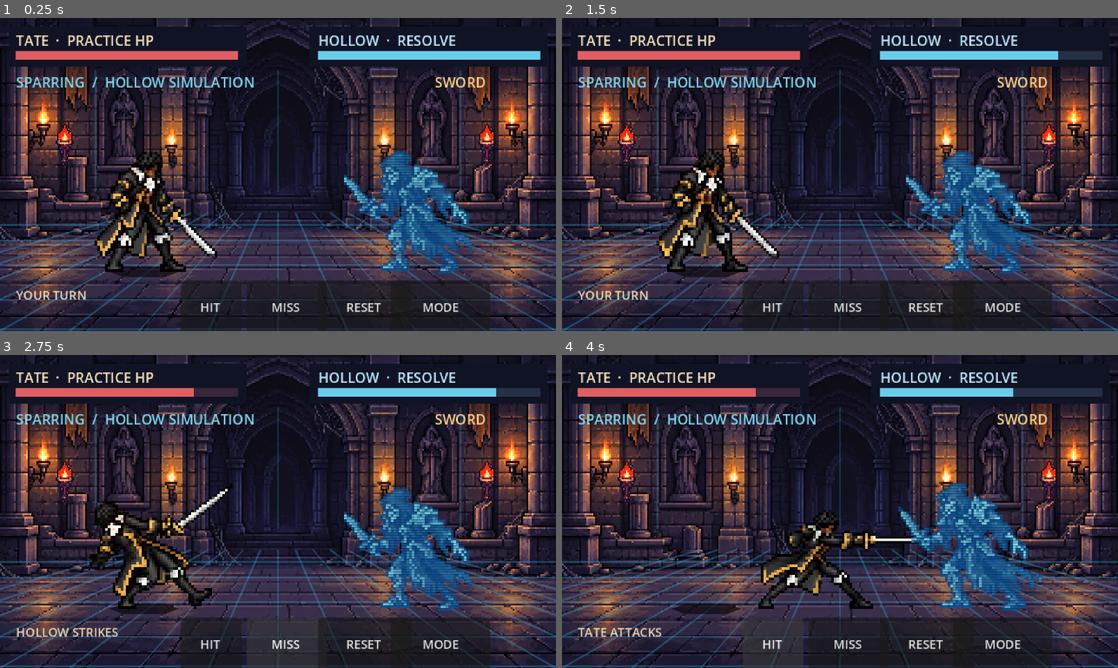
Above: before the commit, frames 1-4 (two rows, left to right).
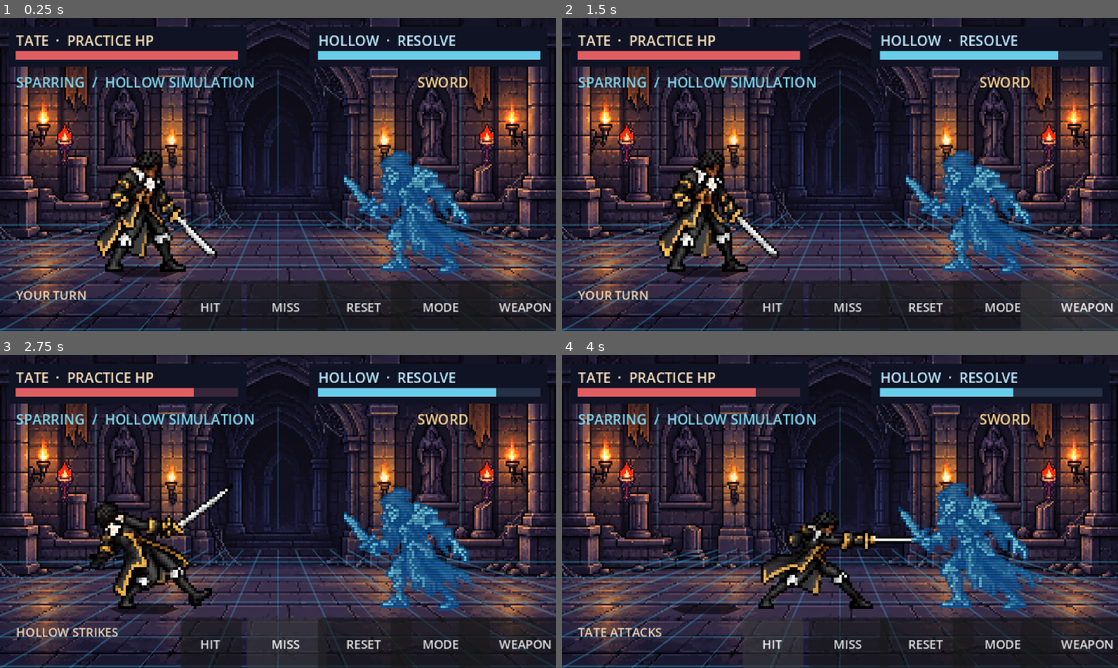
Above: after the commit, the same moments.

Repository: HeisLazi/python-tutorial-DiddyDungeon
Game: Godot game, scene res://main.tscn
Same seed, same stepped clock (60 frames per second), same inputs: the game is played once before the commit and once after it.
Inputs (mouse positions are in pixels of both pictures, inside the frame that each line leads up to):
- Up to frame 1 (0.25 s): no input
- Up to frame 2 (1.5 s): click "HIT" at 0.5 s; click (1090, 305) at 1.25 s, where only the run after the commit has a clickable "WEAPON"
- Up to frame 3 (2.75 s): click "MISS" at 2 s
- Up to frame 4 (4 s): click "MODE" at 2.75 s; click "HIT" at 3.5 s

The runs differ from the first frame. In frame 1, 1.0% of the frame differs, in the area x 75-100%, y 18-100%; in frame 2, 0.8%; in frame 3, 1.0%; in frame 4, 1.0%.

Commit message:
Add weapon styles to combat prototype

Diff:
--- a/prototypes/godot-combat/arena.gd
+++ b/prototypes/godot-combat/arena.gd
@@ -6,6 +6,12 @@
 const HUNTER_IDLE: Texture2D = preload("res://art/tate-idle-sheet.png")
 const HUNTER_FOLLOW: Texture2D = preload("res://art/tate-followthrough-sheet.png")
 const HUNTER_HURT: Texture2D = preload("res://art/tate-hurt-sheet.png")
+const STAFF: Texture2D = preload("res://art/tate-staff-sheet.png")
+const STAFF_HURT: Texture2D = preload("res://art/tate-staff-hurt-sheet.png")
+const WHIP: Texture2D = preload("res://art/tate-whip-sheet.png")
+const WHIP_HURT: Texture2D = preload("res://art/tate-whip-hurt-sheet.png")
+const GREATSWORD: Texture2D = preload("res://art/tate-greatsword-sheet.png")
+const GREATSWORD_HURT: Texture2D = preload("res://art/tate-greatsword-hurt-sheet.png")
 const CRYPT: Texture2D = preload("res://art/crypt.png")
 const MIMIC: Texture2D = preload("res://art/mimic-action-sheet.png")
 const MIMIC_HURT: Texture2D = preload("res://art/mimic-hurt-sheet.png")
@@ -22,6 +28,13 @@
 var enemy_label: Label
 var health_label: Label
 var weapon_label: Label
+var weapon_index := 0
+var weapons := [
+	{"name": "SWORD", "action": HUNTER_SWORD, "hurt": HUNTER_HURT},
+	{"name": "STAFF", "action": STAFF, "hurt": STAFF_HURT},
+	{"name": "WHIP", "action": WHIP, "hurt": WHIP_HURT},
+	{"name": "GREATSWORD", "action": GREATSWORD, "hurt": GREATSWORD_HURT},
+]
 var hp := 5
 var resolve := 5
 var simulated := true
@@ -127,12 +140,13 @@
 	hp_bar = panel(ui, Rect2(9, 19, 128, 5), Color("e05e62"))
 	resolve_bar = panel(ui, Rect2(183, 19, 128, 5), Color("69cdea"))
 	mode_label = label(ui, "SPARRING  /  HOLLOW SIMULATION", Vector2(9, 31), 8, Color("7bd7ed"))
-	weapon_label = label(ui, "SWORD", Vector2(250, 31), 8, Color("f6d287"))
+	weapon_label = label(ui, "SWORD", Vector2(240, 31), 8, Color("f6d287"))
 	status_label = label(ui, "YOUR TURN", Vector2(9, 154), 7, Color("ead7b5"))
 	button(ui, "HIT", Vector2(104, 151), Vector2(35, 22), _attack)
 	button(ui, "MISS", Vector2(142, 151), Vector2(38, 22), _miss)
 	button(ui, "RESET", Vector2(183, 151), Vector2(39, 22), _reset)
 	button(ui, "MODE", Vector2(225, 151), Vector2(36, 22), _toggle_mode)
+	button(ui, "WEAPON", Vector2(264, 151), Vector2(51, 22), _next_weapon)
 
 func panel(parent: Node, rect: Rect2, color: Color) -> ColorRect:
 	var item := ColorRect.new()
@@ -186,10 +200,38 @@
 	set_mode(not simulated)
 	_reset()
 
+func _idle_texture() -> Texture2D:
+	return HUNTER_IDLE if weapon_index == 0 else weapons[weapon_index]["action"]
+
+func _set_idle() -> void:
+	body.texture = _idle_texture()
+	body.offset = Vector2(13, 0) if weapon_index == 0 else Vector2(19, 0)
+	body.frame = 0
+
+func _next_weapon() -> void:
+	if acting: return
+	weapon_index = (weapon_index + 1) % weapons.size()
+	weapon_label.text = weapons[weapon_index]["name"]
+	_set_idle()
+
+func _magic_projectile() -> void:
+	var bolt := Polygon2D.new()
+	bolt.polygon = PackedVector2Array([Vector2(-6, 0), Vector2(-2, -4), Vector2(4, -3), Vector2(7, 0), Vector2(4, 3), Vector2(-2, 4)])
+	bolt.color = Color("8ceeff")
+	bolt.position = Vector2(125, 94)
+	add_child(bolt)
+	var t := create_tween()
+	t.tween_property(bolt, "position:x", 222.0, 0.22)
+	t.tween_callback(bolt.queue_free)
+	t.tween_callback(_enemy_hit)
+
 func _attack() -> void:
 	if acting or resolve <= 0 or hp <= 0: return
 	acting = true
 	status_label.text = "TATE ATTACKS"
+	if weapon_index != 0:
+		_weapon_attack()
+		return
 	body.texture = HUNTER_SWORD
 	var t := create_tween()
 	t.tween_callback(func(): body.frame = 1)
@@ -207,6 +249,25 @@
 	t.tween_property(hunter, "position:x", 83.0, 0.20)
 	t.tween_callback(_finish_turn)
 
+func _weapon_attack() -> void:
+	body.texture = weapons[weapon_index]["action"]
+	body.frame = 1
+	var t := create_tween()
+	var windup := 0.25 if weapon_index == 3 else 0.16
+	t.tween_interval(windup)
+	t.tween_callback(func(): body.frame = 2)
+	if weapon_index == 1:
+		t.tween_callback(_magic_projectile)
+		t.tween_interval(0.32)
+	else:
+		var reach := 105.0 if weapon_index == 2 else 128.0
+		t.tween_property(hunter, "position:x", reach, 0.13 if weapon_index == 2 else 0.20).set_trans(Tween.TRANS_QUAD)
+		t.tween_callback(_enemy_hit)
+		t.tween_interval(0.16)
+	t.tween_callback(func(): body.frame = 3)
+	t.tween_property(hunter, "position:x", 83.0, 0.22)
+	t.tween_callback(_finish_turn)
+
 func _enemy_hit() -> void:
 	resolve = maxi(0, resolve - 1)
 	resolve_bar.size.x = 128.0 * resolve / 5.0
@@ -241,7 +302,7 @@
 func _hunter_hit() -> void:
 	hp = maxi(0, hp - 1)
 	hp_bar.size.x = 128.0 * hp / 5.0
-	body.texture = HUNTER_HURT
+	body.texture = weapons[weapon_index]["hurt"]
 	body.frame = 0
 	var t := create_tween()
 	t.tween_interval(0.08)
@@ -251,12 +312,11 @@
 	t.tween_interval(0.1)
 	t.tween_callback(func(): body.frame = 3)
 	t.tween_interval(0.1)
-	t.tween_callback(func(): body.texture = HUNTER_IDLE; body.frame = 0)
+	t.tween_callback(_set_idle)
 
 func _finish_turn() -> void:
 	acting = false
-	body.texture = HUNTER_IDLE
-	body.frame = 0
+	_set_idle()
 	status_label.text = "FOE BROKEN" if resolve == 0 else ("HUNTER DOWN" if hp == 0 else "YOUR TURN")
 
 func _reset() -> void:
@@ -271,7 +331,11 @@
 	elapsed += delta
 	if not acting and body and enemy and shot_pose < 0:
 		var idle_cycle := [0, 1, 2, 3, 2, 1]
-		body.frame = idle_cycle[int(elapsed * 4.0) % idle_cycle.size()]
+		body.frame = idle_cycle[int(elapsed * 4.0) % idle_cycle.size()] if weapon_index == 0 else 0
+		if weapon_index != 0:
+			body.position.y = -48.0 + sin(elapsed * 3.0) * 0.7
+		else:
+			body.position.y = -48.0
 		enemy.frame = int(elapsed * 3.0) % 2
 	queue_redraw()
 
--- a/prototypes/godot-combat/tests/animation_smoke.gd
+++ b/prototypes/godot-combat/tests/animation_smoke.gd
@@ -45,5 +45,17 @@
 	scene._miss()
 	var mimic_miss: Dictionary = await sample(scene, 1.4)
 	require(mimic_miss.enemy.has("mimic-action-sheet.png:3"), "Mimic attack pose missing")
-	print("PASS: idle, sword, hit reactions, counters and both modes")
+	for weapon in ["staff", "whip", "greatsword"]:
+		scene._reset()
+		scene._next_weapon()
+		require(scene.weapon_label.text.to_lower() == weapon, "Weapon selection failed: " + weapon)
+		scene._attack()
+		var action: Dictionary = await sample(scene, 1.4)
+		require(scene.resolve == 4 and not scene.acting, weapon + " attack did not complete")
+		require(action.hunter.has("tate-" + weapon + "-sheet.png:1") and action.hunter.has("tate-" + weapon + "-sheet.png:2"), weapon + " attack poses missing")
+		scene._miss()
+		var reaction: Dictionary = await sample(scene, 1.4)
+		require(scene.hp == 4 and not scene.acting, weapon + " counter did not complete")
+		require(reaction.hunter.has("tate-" + weapon + "-hurt-sheet.png:2"), weapon + " hurt pose missing")
+	print("PASS: idle, four weapons, hit reactions, counters and both modes")
 	quit(0)
Binary file added: prototypes/godot-combat/art/tate-greatsword-hurt-sheet.png
Not shown, added: prototypes/godot-combat/art/tate-greatsword-hurt-sheet.png.import
Binary file added: prototypes/godot-combat/art/tate-greatsword-sheet.png
Not shown, added: prototypes/godot-combat/art/tate-greatsword-sheet.png.import
Binary file added: prototypes/godot-combat/art/tate-staff-hurt-sheet.png
Not shown, added: prototypes/godot-combat/art/tate-staff-hurt-sheet.png.import
Binary file added: prototypes/godot-combat/art/tate-staff-sheet.png
Not shown, added: prototypes/godot-combat/art/tate-staff-sheet.png.import
Binary file added: prototypes/godot-combat/art/tate-whip-hurt-sheet.png
Not shown, added: prototypes/godot-combat/art/tate-whip-hurt-sheet.png.import
Binary file added: prototypes/godot-combat/art/tate-whip-sheet.png
Not shown, added: prototypes/godot-combat/art/tate-whip-sheet.png.import
(and 13 more such lines)
